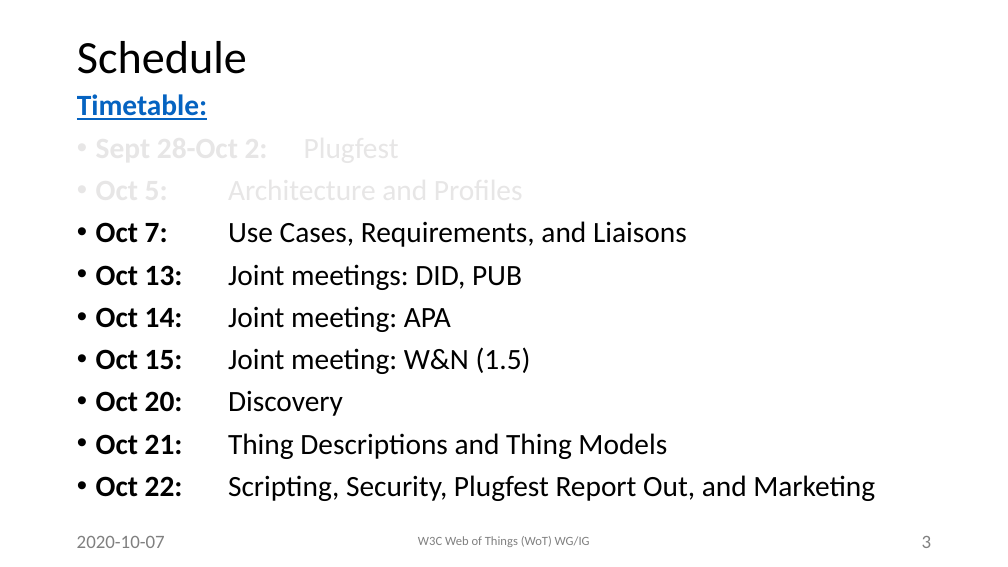
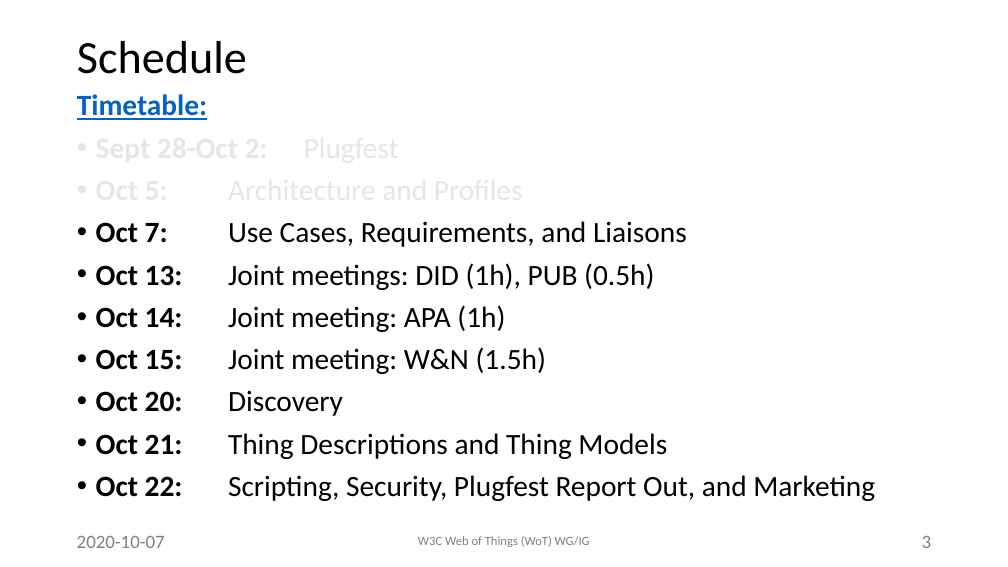
Before and after one commit to w3c/wot, a slide deck: slide 3 of PRESENTATIONS/2020-10-online-f2f/2020-10-07-WoT-F2F-Opening-McCool.pptx. Drawn at 1008x567 pixels with LibreOffice and Linux fonts; fonts in the diff are those of the drawing; background and template pictures are left out. Boxes give left, top, right and bottom in pixels: in the first picture for what was removed or moved away, otherwise in the second. Text is boxed around its words. In the diff, an @@ line names an element or a change of style, - is before the commit and + after.

```diff
--- a/PRESENTATIONS/2020-10-online-f2f/2020-10-07-WoT-F2F-Opening-McCool.pptx
+++ b/PRESENTATIONS/2020-10-online-f2f/2020-10-07-WoT-F2F-Opening-McCool.pptx
@@ text at [96, 263, 654, 374]: text changed @@
-• Oct 13: Joint meetings: DID, PUB
-• Oct 14: Joint meeting: APA
-• Oct 15: Joint meeting: W&N (1.5)
+• Oct 13: Joint meetings: DID (1h), PUB (0.5h)
+• Oct 14: Joint meeting: APA (1h)
+• Oct 15: Joint meeting: W&N (1.5h)
```
Also in this commit, not shown: 3 other slides changed, 1 other file.
